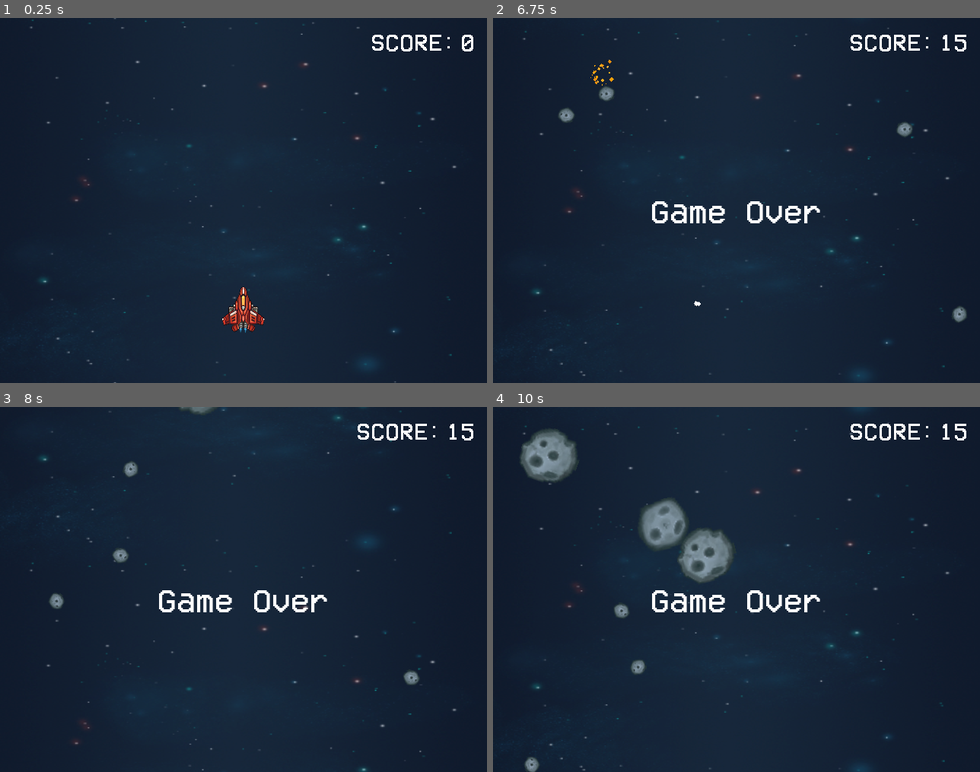
Above: before the commit, frames 1-4 (two rows, left to right).
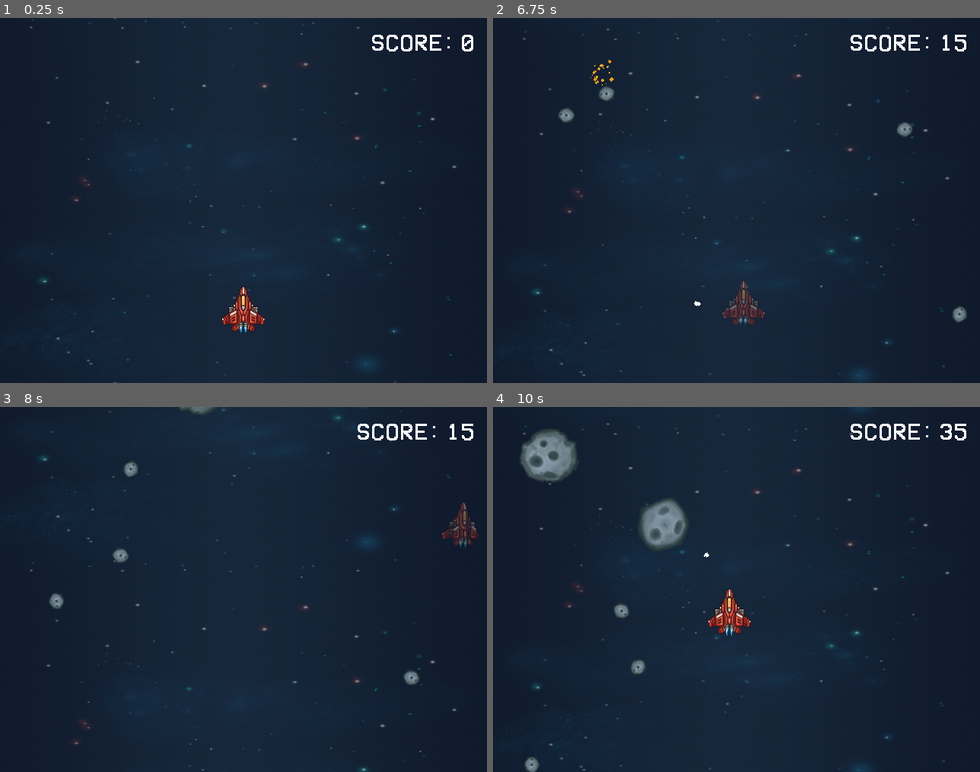
Above: after the commit, the same moments.

Repository: GArmane/vaporspace
Game: Godot game, scene res://src/scenes/main/Main.tscn
Two runs of this game, one before a commit and one after it. Both use one fixed random seed, a clock stepped at 60 frames per second and the inputs below. Sound files missing from this copy of the repository are replaced by a short silence.
Inputs:
- Up to frame 1 (0.25 s): no input
- Up to frame 2 (6.75 s): hold Right (ui_right) 0.53-1.28 s; tap Space (ui_select) at 0.77, 1.52, 3.02, 3.77, 4.52, 6.02 s; hold Down (ui_down) 1.28-2.03 s; hold Right (ui_right) 2.03-2.78 s; hold Up (ui_up) 2.78-3.53 s; hold Left (ui_left) 3.53-5.03 s; hold Down (ui_down) 5.03-5.78 s; hold Right (ui_right) 5.78-6.53 s; hold Up (ui_up) from 6.53 s (still down)
- Up to frame 3 (8 s): tap Space (ui_select) at 6.77, 7.52 s; release Up (ui_up) at 7.28 s; hold Right (ui_right) from 7.28 s (still down)
- Up to frame 4 (10 s): release Right (ui_right) at 8.03 s; hold Down (ui_down) 8.03-8.78 s; hold Left (ui_left) 8.78-9.53 s; tap Space (ui_select) at 9.02, 9.77 s; hold Up (ui_up) from 9.53 s (still down)

The runs differ from the first frame. In frame 1, less than 0.1% of the frame differs, in the area x 49-51%, y 84-87%; in frame 2, 1.2%; in frame 3, 1.1%; in frame 4, 2.6%, in the area x 32-95%, y 4-63%.

Commit message:
feat(src/entities/actors/player): add lives mechanic

Diff:
--- a/src/entities/actors/player/Player.gd
+++ b/src/entities/actors/player/Player.gd
@@ -2,11 +2,14 @@
 
 
 signal dead
+signal lives_changed(value)
 
 
 export var speed := 400
+export var lives := 3
 
-onready var animated_sprite: AnimatedSprite = $BodySprite
+onready var animated_sprite: AnimatedSprite = $Canvas/BodySprite
+onready var canvas: CanvasModulate = $Canvas
 onready var weapons_system: Node2D = $WeaponsSystem
 
 
@@ -22,6 +25,21 @@
 
 
 # Private API
+func _activate_invulnerability():
+	canvas.modulate.a = 0.4  # Apply alpha
+	collision_mask = 2  # Disable collisions with obstacles
+
+
+func _deactivate_invulnerability():
+	canvas.modulate.a = 1  # Disable alpha
+	collision_mask = 6  # Active collisions with obstacles
+
+
+func _kill():
+	emit_signal("dead")
+	queue_free()
+
+
 func _process_animation(velocity: Vector2) -> void:
 	if velocity.length() > 0 and velocity.x != 0:
 		animated_sprite.flip_h = velocity.x > 0
@@ -38,7 +56,7 @@
 		# Obstacles
 		4:
 			collider.hit(self)
-			kill()
+			hit()
 		# Any
 		_:
 			pass
@@ -72,6 +90,13 @@
 
 
 # Public API
-func kill():
-	emit_signal("dead")
-	queue_free()
+func hit():
+	var lives_lost = 1
+	emit_signal("lives_changed", lives_lost)
+	lives -= lives_lost
+	if lives <= 0:
+		_kill()
+	else:
+		_activate_invulnerability()
+		yield(get_tree().create_timer(3), "timeout")
+		_deactivate_invulnerability()
--- a/src/entities/actors/player/Player.tscn
+++ b/src/entities/actors/player/Player.tscn
@@ -12,16 +12,7 @@
 [ext_resource path="res://src/entities/actors/player/sprites/exhaust_flame_06.png" type="Texture" id=10]
 [ext_resource path="res://src/entities/controllers/weapons_system/WeaponsSystem.tscn" type="PackedScene" id=11]
 
-
 [sub_resource type="SpriteFrames" id=1]
-animations = [ {
-"frames": [ ExtResource( 6 ), ExtResource( 7 ), ExtResource( 5 ), ExtResource( 8 ), ExtResource( 9 ), ExtResource( 10 ) ],
-"loop": true,
-"name": "default",
-"speed": 4.0
-} ]
-
-[sub_resource type="SpriteFrames" id=2]
 animations = [ {
 "frames": [ ExtResource( 2 ) ],
 "loop": true,
@@ -34,28 +25,36 @@
 "speed": 4.0
 } ]
 
+[sub_resource type="SpriteFrames" id=2]
+animations = [ {
+"frames": [ ExtResource( 6 ), ExtResource( 7 ), ExtResource( 5 ), ExtResource( 8 ), ExtResource( 9 ), ExtResource( 10 ) ],
+"loop": true,
+"name": "default",
+"speed": 4.0
+} ]
+
 [node name="Player" type="KinematicBody2D"]
 position = Vector2( 0, 0.0626717 )
-collision_mask = 6
+collision_mask = 2147483654
 script = ExtResource( 4 )
 
-[node name="LeftExhaustSprite" type="AnimatedSprite" parent="."]
+[node name="Canvas" type="CanvasModulate" parent="."]
+
+[node name="BodySprite" type="AnimatedSprite" parent="Canvas"]
+frames = SubResource( 1 )
+animation = "idle"
+
+[node name="LeftExhaustSprite" type="AnimatedSprite" parent="Canvas"]
 position = Vector2( -3.6494, 24.3871 )
 scale = Vector2( 0.5, 0.5 )
-frames = SubResource( 1 )
-frame = 1
+frames = SubResource( 2 )
 playing = true
 
-[node name="RightExhaustSprite" type="AnimatedSprite" parent="."]
+[node name="RightExhaustSprite" type="AnimatedSprite" parent="Canvas"]
 position = Vector2( 2.55506, 24.705 )
 scale = Vector2( 0.5, 0.5 )
-frames = SubResource( 1 )
-frame = 1
+frames = SubResource( 2 )
 playing = true
-
-[node name="BodySprite" type="AnimatedSprite" parent="."]
-frames = SubResource( 2 )
-animation = "idle"
 
 [node name="CollisionPolygon2D" type="CollisionPolygon2D" parent="."]
 polygon = PoolVector2Array( 0, -34, 20, -4, 20, 4, 29, 11, 25.5, 20.5, 10.5, 30, 3, 24, -3, 24, -10.5, 30, -25.5, 20.5, -29, 11, -20, 4, -20, -4 )
--- a/src/entities/obstacles/asteroids/AsteroidLarge01.tscn
+++ b/src/entities/obstacles/asteroids/AsteroidLarge01.tscn
@@ -12,7 +12,7 @@
 
 [node name="Asteroid" type="RigidBody2D"]
 collision_layer = 4
-collision_mask = 5
+collision_mask = 4
 mass = 10.0
 gravity_scale = 0.0
 linear_damp = 0.0
--- a/src/entities/obstacles/asteroids/AsteroidLarge02.tscn
+++ b/src/entities/obstacles/asteroids/AsteroidLarge02.tscn
@@ -12,7 +12,7 @@
 
 [node name="Asteroid" type="RigidBody2D"]
 collision_layer = 4
-collision_mask = 5
+collision_mask = 4
 mass = 10.0
 gravity_scale = 0.0
 linear_damp = 0.0
--- a/src/entities/obstacles/asteroids/AsteroidMedium01.tscn
+++ b/src/entities/obstacles/asteroids/AsteroidMedium01.tscn
@@ -13,7 +13,7 @@
 
 [node name="Asteroid" type="RigidBody2D"]
 collision_layer = 4
-collision_mask = 5
+collision_mask = 4
 mass = 5.0
 gravity_scale = 0.0
 linear_damp = 0.0
--- a/src/entities/obstacles/asteroids/AsteroidSmall01.tscn
+++ b/src/entities/obstacles/asteroids/AsteroidSmall01.tscn
@@ -8,9 +8,8 @@
 [sub_resource type="CircleShape2D" id=1]
 
 [node name="Asteroid" type="RigidBody2D"]
-z_index = 1
 collision_layer = 4
-collision_mask = 5
+collision_mask = 4
 gravity_scale = 0.0
 linear_damp = 0.0
 angular_damp = 0.0
